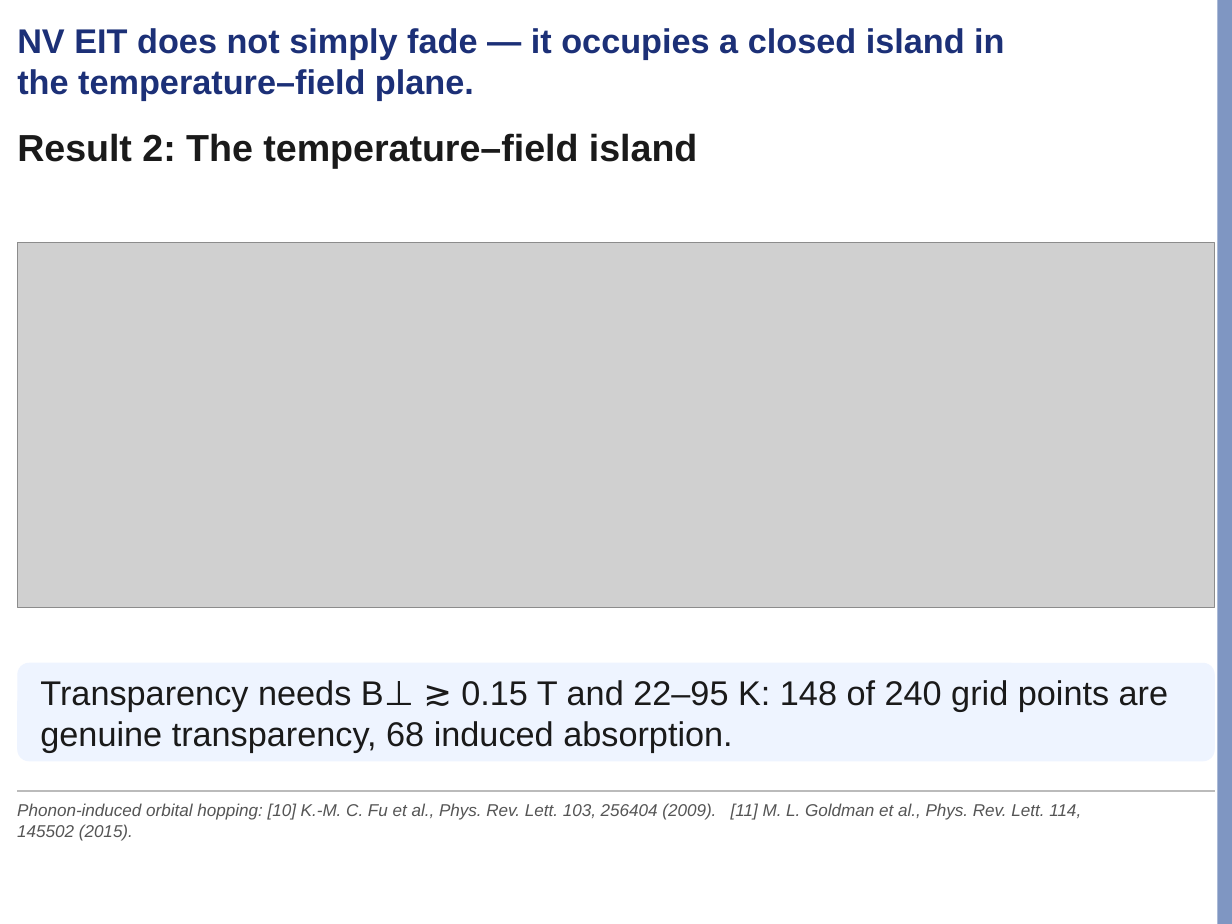
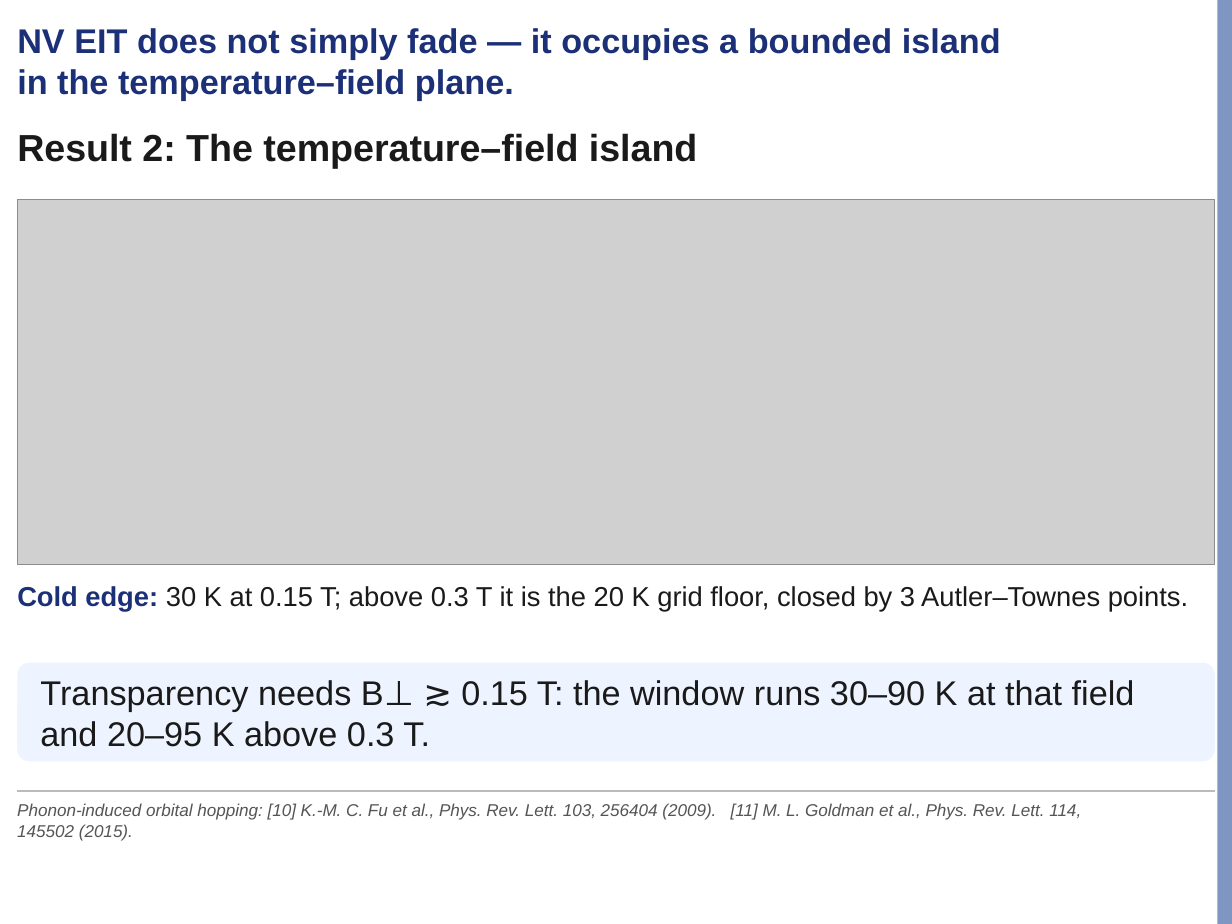
Before and after one commit to Risei412/NV-EIT-space, a slide deck: slide 13 of presentations/lab_seminar/nv_eit_seminar.pptx. Drawn at 1232x924 pixels with LibreOffice and Linux fonts; fonts in the diff are those of the drawing; grey boxes stand for pictures; background and template pictures are left out. Boxes give left, top, right and bottom in pixels: in the first picture for what was removed or moved away, otherwise in the second. Text is boxed around its words. In the diff, an @@ line names an element or a change of style, - is before the commit and + after.

```diff
--- a/presentations/lab_seminar/nv_eit_seminar.pptx
+++ b/presentations/lab_seminar/nv_eit_seminar.pptx
@@ text at (17,28,1001,101): text changed @@
-NV EIT does not simply fade — it occupies a closed island in the temperature–field plane.
+NV EIT does not simply fade — it occupies a bounded island in the temperature–field plane.
@@ picture: place and size @@
-picture at (17,243,1215,607)
+picture at (17,200,1215,564)
@@ text added at (17,586,1188,612), 16 pt, text #1A1A1A @@
+Cold edge: 30 K at 0.15 T; above 0.3 T it is the 20 K grid floor, closed by 3 Autler–Townes points.
@@ text in rounded rectangle at (40,680,1135,747): text changed @@
-Transparency needs B⊥ ≳ 0.15 T and 22–95 K: 148 of 240 grid points are genuine transparency, 68 induced absorption.
+Transparency needs B⊥ ≳ 0.15 T: the window runs 30–90 K at that field and 20–95 K above 0.3 T.
```
Also in this commit, not shown: 4 other slides changed, 1 other file.
